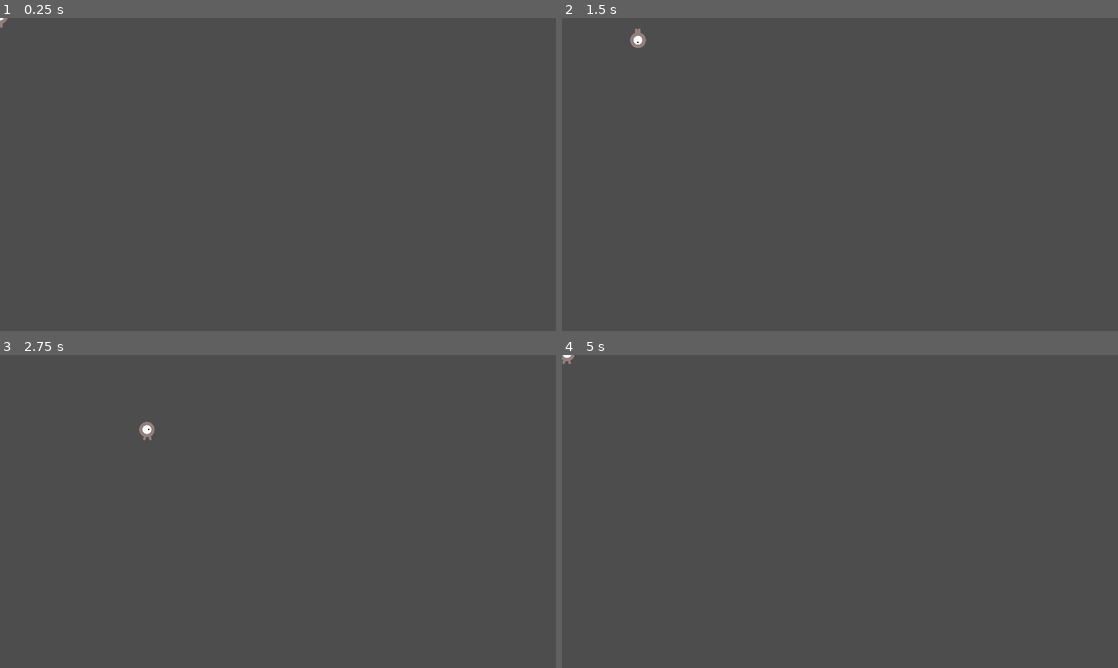
Above: before the commit, frames 1-4 (two rows, left to right).
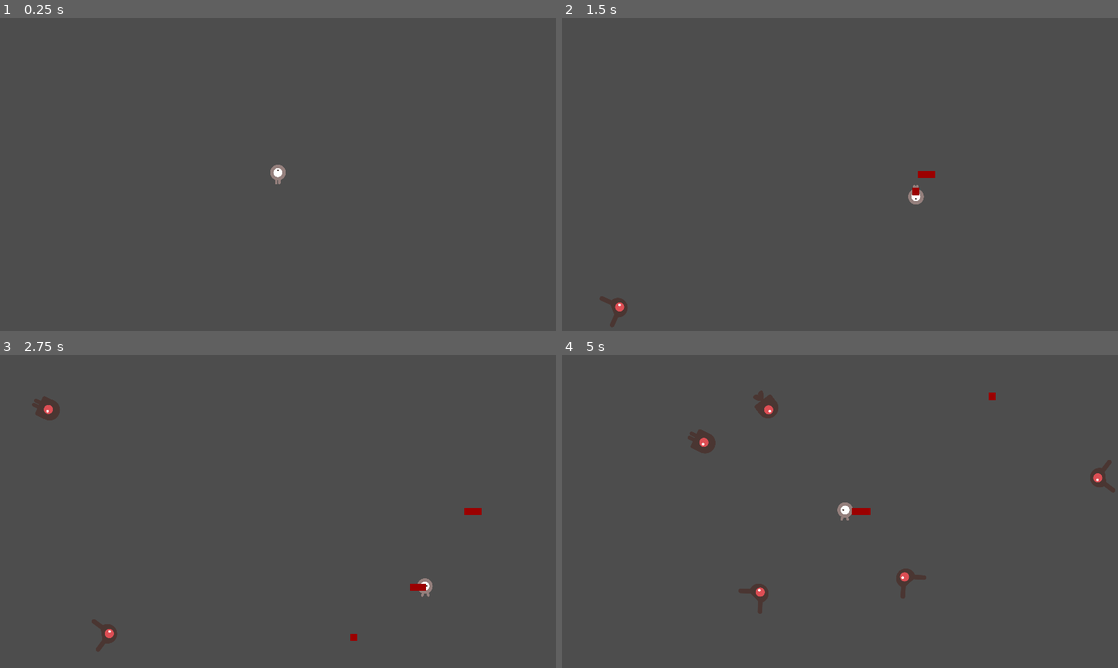
Above: after the commit, the same moments.

Repository: IanMillican/CS2053Project
Game: Godot game, scene res://creepRes/level1Creeps.tscn
The game is run twice, just before and just after one commit, with the same random seed, the same clock (stepped at 60 frames per second) and the same inputs. This scene is started directly instead of the project's main scene.
Inputs:
- Up to frame 1 (0.25 s): no input
- Up to frame 2 (1.5 s): tap Enter at 0.5 s; hold Right (ui_right) 0.53-1.28 s; hold Space (shoot) 0.53-1.28 s; hold Down (ui_down) from 1.28 s (still down); tap Space (shoot) at 1.35 s
- Up to frame 3 (2.75 s): release Down (ui_down) at 2.03 s; hold Right (ui_right) from 2.03 s (still down); hold Space (shoot) from 2.03 s (still down)
- Up to frame 4 (5 s): release Right (ui_right) at 2.78 s; release Space (shoot) at 2.78 s; hold Up (ui_up) 2.78-3.53 s; tap Space (shoot) at 2.85, 4.35 s; hold Space (shoot) 3.53-4.28 s; hold Left (ui_left) from 3.53 s (still down)

The runs differ from the first frame. In frame 1, 0.1% of the frame differs, in the area x 0-52%, y 0-54%; in frame 2, 0.5%; in frame 3, 0.8%; in frame 4, 1.4%, in the area x 0-100%, y 0-83%.

Commit message:
Projectiles now fire and eliminate enimies on hit

Diff:
--- a/cs2053-thegame/creepRes/Projectile.tscn
+++ b/cs2053-thegame/creepRes/Projectile.tscn
@@ -7,6 +7,7 @@
 
 [node name="projectile" type="Area2D"]
 position = Vector2(12, 12)
+collision_layer = 2
 script = ExtResource("1_le41c")
 
 [node name="CollisionShape2D" type="CollisionShape2D" parent="."]
--- a/cs2053-thegame/creepRes/level1Creeps.tscn
+++ b/cs2053-thegame/creepRes/level1Creeps.tscn
@@ -1,6 +1,9 @@
-[gd_scene load_steps=3 format=3 uid="uid://diytui7cvgvar"]
+[gd_scene load_steps=6 format=3 uid="uid://diytui7cvgvar"]
 
+[ext_resource type="Script" path="res://creepRes/level_1_creeps.gd" id="1_76vj0"]
+[ext_resource type="PackedScene" uid="uid://dwn8fnxhiqn30" path="res://creepRes/mob.tscn" id="2_7kasv"]
 [ext_resource type="PackedScene" uid="uid://vfi5x4625ddb" path="res://creepRes/player.tscn" id="2_wrmho"]
+[ext_resource type="PackedScene" uid="uid://s4mqixyedwfq" path="res://creepRes/Projectile.tscn" id="3_xlm3l"]
 
 [sub_resource type="Curve2D" id="Curve2D_acj4l"]
 _data = {
@@ -9,18 +12,22 @@
 point_count = 5
 
 [node name="Node" type="Node"]
+script = ExtResource("1_76vj0")
+mobScene = ExtResource("2_7kasv")
+projectileScene = ExtResource("3_xlm3l")
 
 [node name="player" parent="." instance=ExtResource("2_wrmho")]
 
 [node name="mobTimer" type="Timer" parent="."]
-wait_time = 0.5
 autostart = true
 
 [node name="scoreTimer" type="Timer" parent="."]
+autostart = true
 
 [node name="startTimer" type="Timer" parent="."]
-wait_time = 2.0
+wait_time = 5.0
 one_shot = true
+autostart = true
 
 [node name="startPos" type="Marker2D" parent="."]
 position = Vector2(960, 540)
@@ -31,6 +38,22 @@
 [node name="spawnLocation" type="PathFollow2D" parent="mobPath"]
 position = Vector2(64, 72)
 
+[node name="Control" type="Control" parent="."]
+layout_mode = 3
+anchors_preset = 0
+offset_right = 40.0
+offset_bottom = 40.0
+
+[node name="LoseScreen" type="AcceptDialog" parent="Control"]
+title = "Boo! Do Better!"
+position = Vector2i(960, 540)
+size = Vector2i(231, 106)
+ok_button_text = "Try Again"
+dialog_text = "Maybe try not to get hit
+next time."
+
+[connection signal="hit" from="player" to="." method="_on_player_hit"]
 [connection signal="timeout" from="mobTimer" to="." method="_on_mob_timer_timeout"]
 [connection signal="timeout" from="scoreTimer" to="." method="_on_score_timer_timeout"]
-[connection signal="timeout" from="startTimer" to="." method="_on_start_timer_timeout"]
+[connection signal="canceled" from="Control/LoseScreen" to="." method="_on_lose_screen_canceled"]
+[connection signal="confirmed" from="Control/LoseScreen" to="." method="_on_lose_screen_confirmed"]
--- a/cs2053-thegame/creepRes/level_1_creeps.gd
+++ b/cs2053-thegame/creepRes/level_1_creeps.gd
@@ -52,3 +52,13 @@
 func _on_start_timer_timeout() -> void:
 	$mobTimer.start()
 	$scoreTimer.start()
+
+func _on_player_hit() -> void:
+	$Control/LoseScreen.popup_centered()
+	get_tree().paused = true
+
+func _on_lose_screen_canceled() -> void:
+	get_tree().change_scene_to_file("res://2DMainMenu/mainMenu.tscn")
+
+func _on_lose_screen_confirmed() -> void:
+	get_tree().reload_current_scene()
--- a/cs2053-thegame/creepRes/mob.gd
+++ b/cs2053-thegame/creepRes/mob.gd
@@ -1,5 +1,6 @@
 extends RigidBody2D
 var screenSize
+@export var direction = Vector2.ZERO
 
 # Called when the node enters the scene tree for the first time.
 func _ready() -> void:
@@ -21,7 +22,7 @@
 	var playerLoc = player.position
 	look_at(playerLoc)
 
-	var direction = (playerLoc - position).normalized()
+	direction = (playerLoc - position).normalized()
 	var speed = randf_range(100.0,200.0)
 	linear_velocity = direction * speed
 
--- a/cs2053-thegame/creepRes/mob.tscn
+++ b/cs2053-thegame/creepRes/mob.tscn
@@ -49,7 +49,7 @@
 }]
 
 [node name="mob" type="RigidBody2D"]
-collision_mask = 0
+collision_mask = 2
 gravity_scale = 0.0
 script = ExtResource("1_n8bkh")
 
--- a/cs2053-thegame/creepRes/projectile.gd
+++ b/cs2053-thegame/creepRes/projectile.gd
@@ -5,13 +5,15 @@
 
 # Called when the node enters the scene tree for the first time.
 func _ready() -> void:
-	pass # Replace with function body.
-
+	screenSize = get_viewport_rect().size
 
 # Called every frame. 'delta' is the elapsed time since the previous frame.
 func _process(delta: float) -> void:
-	dir = dir.normalized()
-	position += dir * speed * delta
+	pass
+
+func _physics_process(delta: float) -> void:
+	var vel = dir*speed*delta
+	position += vel
 	if position.x > screenSize.x or position.x < 0:
 		queue_free()
 	elif position.y > screenSize.y or position.y < 0:
@@ -23,4 +25,4 @@
 
 
 func _on_body_entered(body: Node2D) -> void:
-	print("Hit: ", body.name)
+	body.queue_free()
